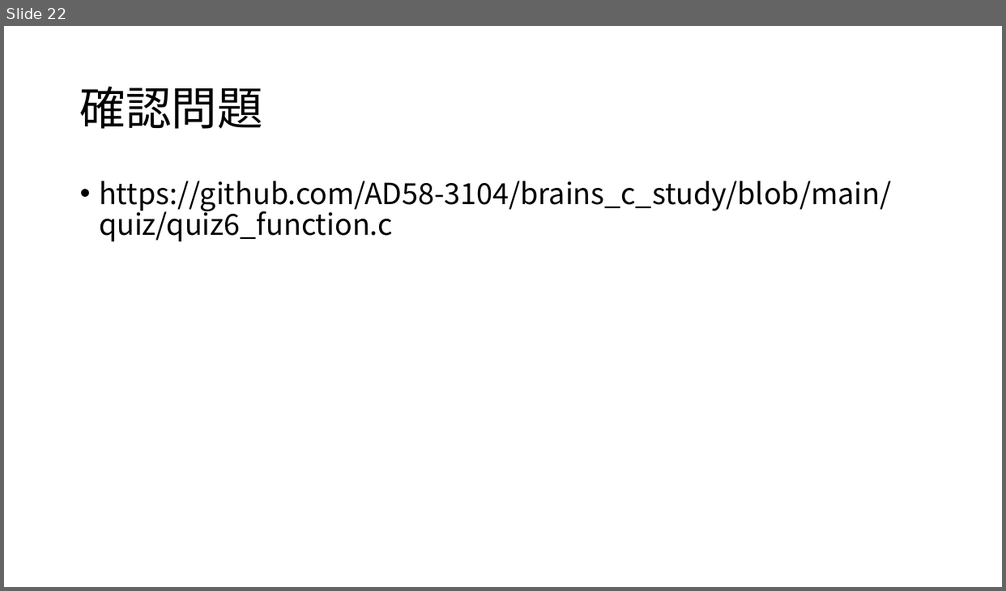
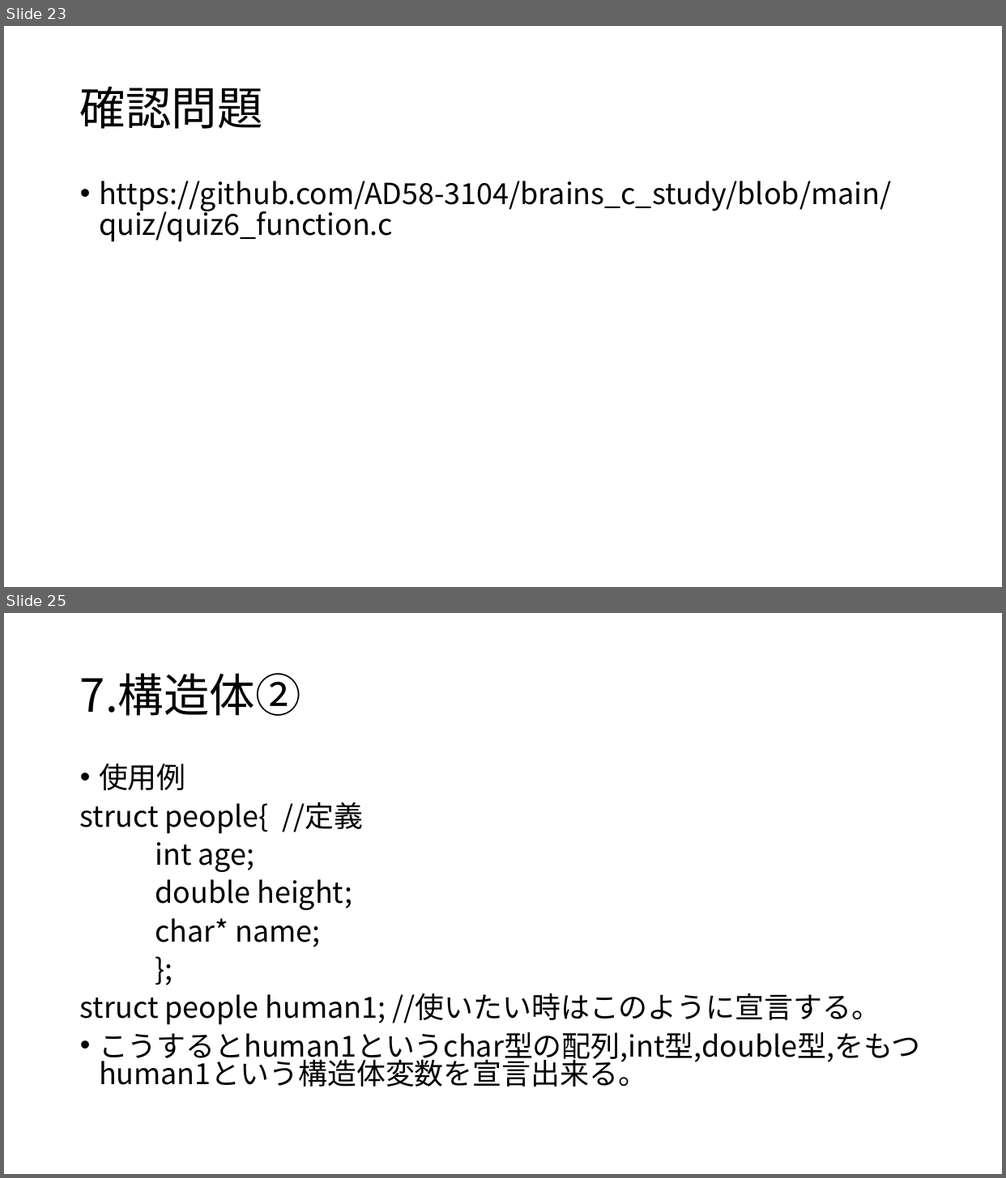
Before and after one commit to AD58-3104/brains_c_study, a slide deck: document/C言語勉強会.pptx. Shown one above the other, each under a label of ours: slide 22 before the commit, slides 23 and 25 after it; the slides between them are not shown. The pictures are 1006x591 and 1006x1178 pixels, drawn with LibreOffice and Linux fonts; fonts in the diff are those of the drawing. Boxes give left, top, right and bottom in pixels: in the first picture for what was removed or moved away, otherwise in the second. Text is boxed around its words. In the diff, an @@ line names an element or a change of style, - is before the commit and + after.

```diff
--- a/document/C言語勉強会.pptx
+++ b/document/C言語勉強会.pptx
@@ slide 25 added at (4,613,1002,1174), background #FFFFFF @@
@@ title added at (80,673,301,716), 44 pt, text #000000 @@
+7.構造体②
@@ text added at (80,764,921,1087), 28 pt, text #000000 @@
+• 使用例
+struct people{ //定義
+int age;
+double height;
+char* name;
+};
+struct people human1; //使いたい時はこのように宣言する。
+• こうするとhuman1というchar型の配列,int型,double型,をもつhuman1という構造体変数を宣言出来る。
@@ what was slide 22 is now slide 23 @@
```
Also in this commit, not shown: 3 slides changed, 11 other slides added.
